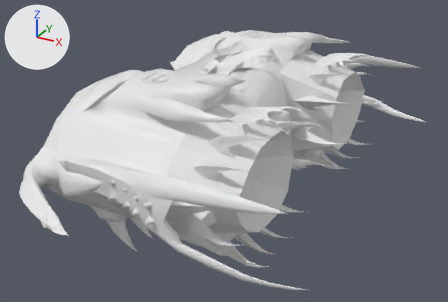
What one commit did to the Blender file shiv_gunship.blend.
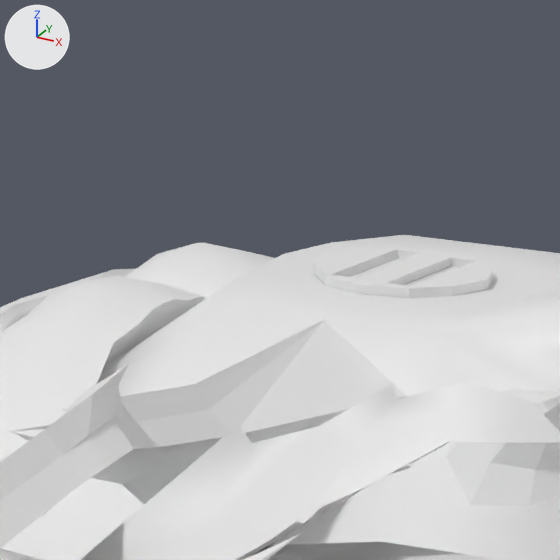
Each version is shown whole from a 50 mm camera at (6.88, -16.61, 7.16) aimed at (-1.91, -0.63, -0.83), then close up on the part from 45% to 60% of the width and 0% to 23% of the height. Every picture has the same lights, and +X, +Y and +Z are marked at upper left.

Objects in the first close-up: 'detail0'.
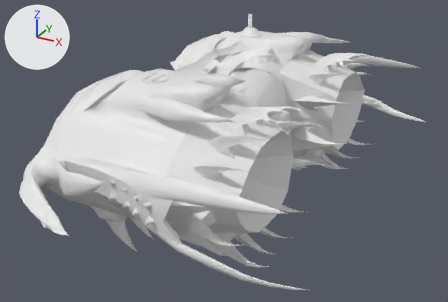
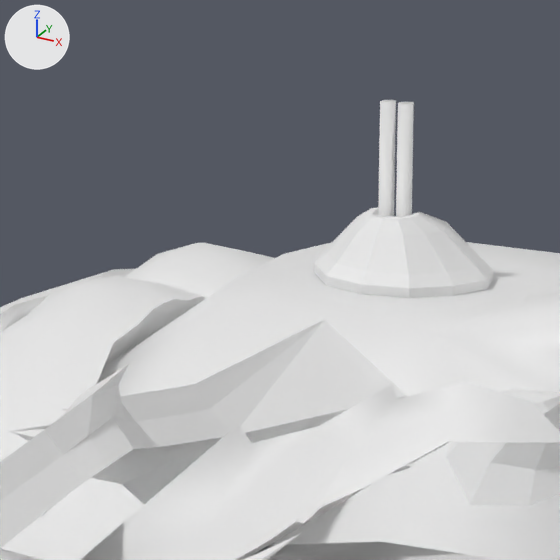
Commit message: nu turret model + more greeble

Where the change shows, as pixel boxes [x1, y1, x2, y2] in the close-ups (560 x 560 px):
'turret-top-right', added
    after: [314, 208, 493, 298]
'turret-top-right-barrels', added
    after: [378, 100, 414, 217]
part 1 of me_detail0_geometry, deleted
    before: [314, 248, 493, 298]

Edits to the bpy script that builds the scene:
```text
Change me_detail0_geometry:
    where me_detail0_geometry.from_pydata(...)  # 5272 vertices, 6073 faces, 2 loose edges; spans x -5.53..3.12, y -7.39..7.39, z -3.55..2.5
    used by ob_detail0; location = (0.0, 0.0, 0.0)
    me_detail0_geometry part 1: the loose piece of 44 vertices spanning x -3.2..-2.4, y 2.57..3.39, z 2.06..2.14 is deleted
Add me_detail0_geometry_007:
    me_detail0_geometry_007.from_pydata(...)  # 66 vertices, 69 faces; spans x -3.2..-2.402, y 2.574..3.387, z 2.063..2.376
Add me_detail0_geometry_008:
    me_detail0_geometry_008.from_pydata(...)  # 34 vertices, 32 faces; spans x -2.884..-2.732, y 2.873..2.934, z 2.141..2.841
    me_detail0_geometry_008.polygons.foreach_set('use_smooth', [True] * 32)
Add ob_turret_top_right_barrels:
    ob_turret_top_right_barrels = bpy.data.objects.new('turret-top-right-barrels', me_detail0_geometry_008)
    ob_turret_top_right_barrels.parent = ob_turret_top_right
    ob_turret_top_right_barrels.location = (0.0, 0.0, 0.0)
Add ob_turret_top_right:
    ob_turret_top_right = bpy.data.objects.new('turret-top-right', me_detail0_geometry_007)
    ob_turret_top_right.parent = ob_detail0
    ob_turret_top_right.location = (0.0, 0.0, 0.0)
```
